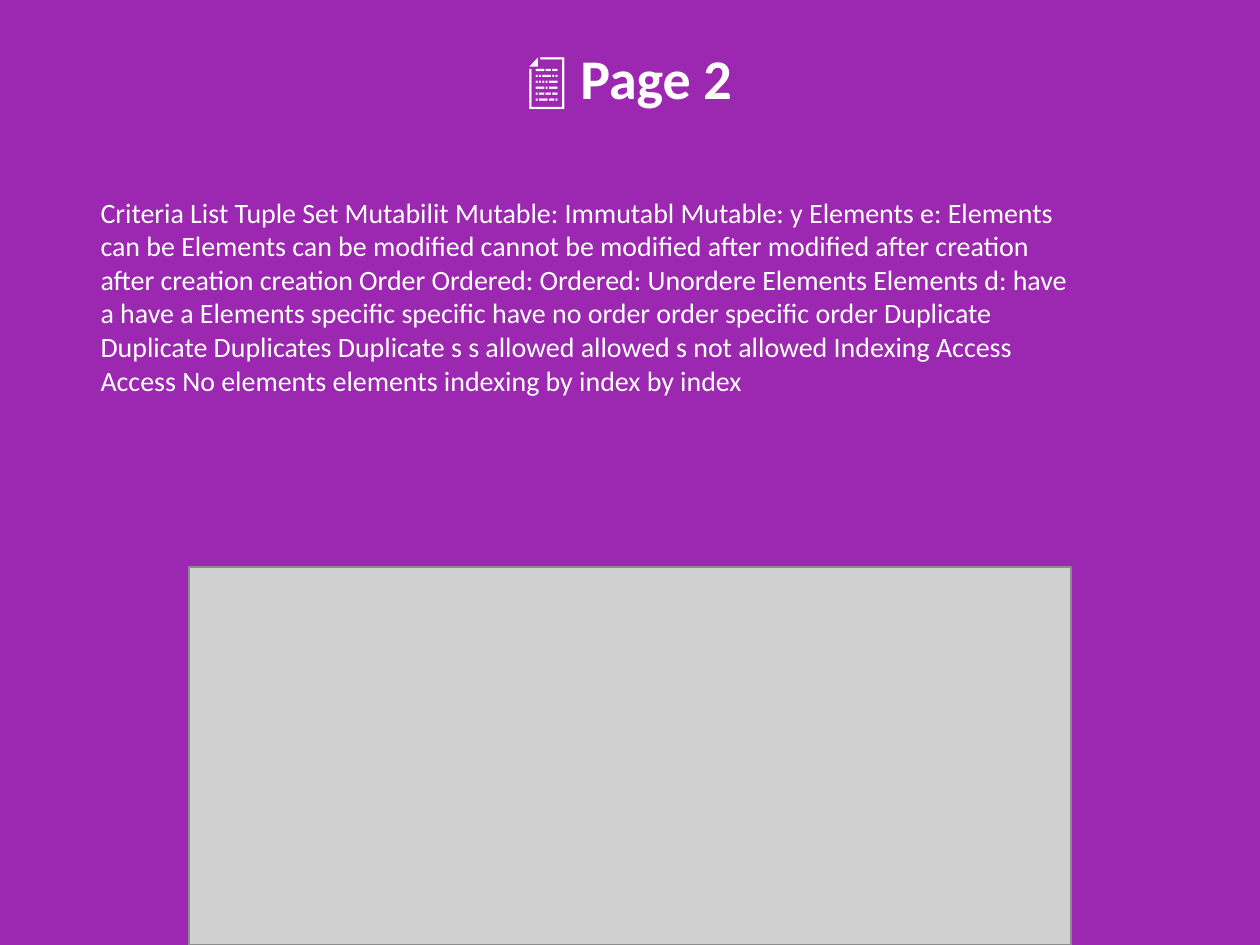
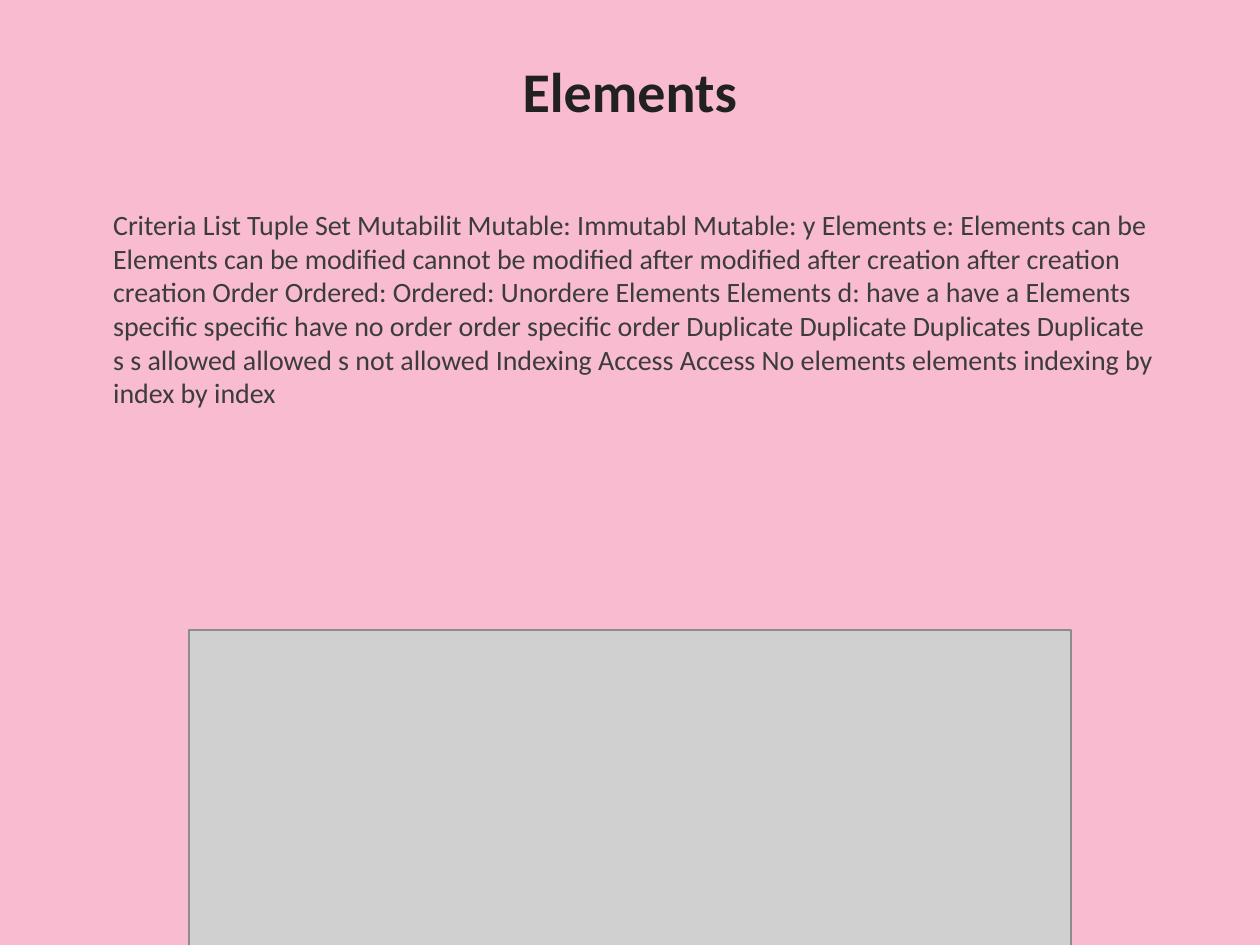
Before and after one commit to arigelasriharsha/pdfprocessor, a slide deck: slide 3 of outputs/creative_pdf_presentation.pptx. Drawn at 1260x945 pixels with LibreOffice and Linux fonts; fonts in the diff are those of the drawing; grey boxes stand for pictures. Boxes give left, top, right and bottom in pixels: in the first picture for what was removed or moved away, otherwise in the second. Text is boxed around its words. In the diff, an @@ line names an element or a change of style, - is before the commit and + after.

```diff
--- a/outputs/creative_pdf_presentation.pptx
+++ b/outputs/creative_pdf_presentation.pptx
@@ background #9C27B0 to #F8BBD0 @@
@@ text at box(523, 72, 737, 113): text changed; text colour #FFFFFF to #212121 @@
-📄 Page 2
+Elements
@@ text "Criteria List Tuple Set Mutabilit ...": place and size @@
-text "Criteria List Tuple Set Mutabilit ..." at box(101, 203, 1067, 396)
+text "Criteria List Tuple Set Mutabilit ..." at box(113, 215, 1152, 408)
@@ text "Criteria List Tuple Set Mutabilit ..." at box(113, 215, 1152, 408): text colour #FFFFFF to #3C3C3C @@
@@ picture: place and size @@
-picture at box(189, 567, 1071, 945)
+picture at box(189, 630, 1071, 945)
```
Also in this commit, not shown: 5 other slides changed, 8 other files.
